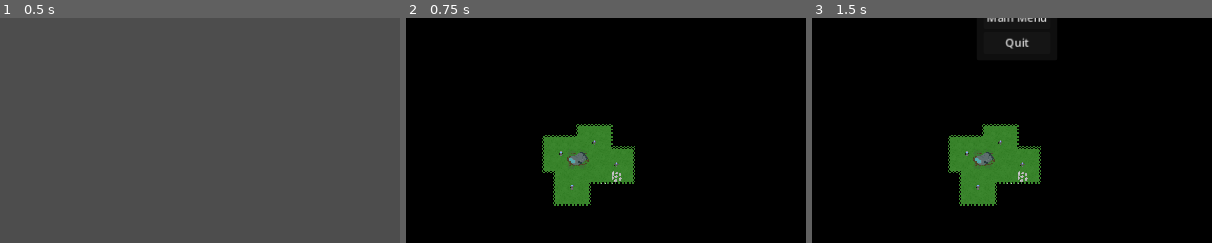
Above: before the commit, frames 1-3 (left to right).
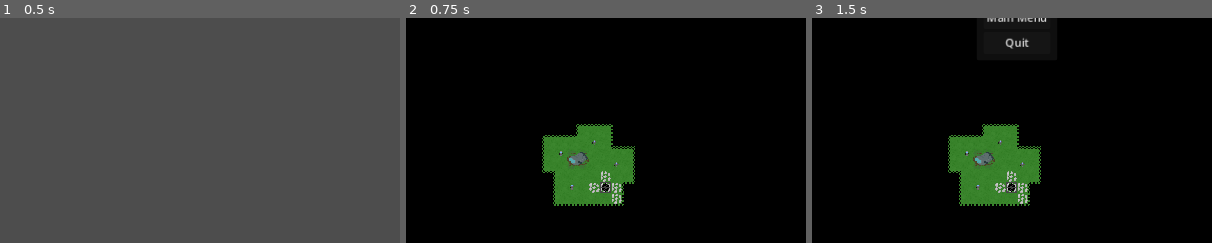
Above: after the commit, the same moments.

Repository: wssuomi/pirate-jam-14
Game: Godot game, scene res://scenes/main_menu.tscn
Same seed, same stepped clock (60 frames per second), same inputs: the game is played once before the commit and once after it.
Inputs (mouse positions are % of the whole screen's width and height, from its top left):
- Up to frame 1 (0.5 s): no input
- Up to frame 2 (0.75 s): click "Play" at 0.5 s
- Up to frame 3 (1.5 s): click (2, 3) at 1.25 s
The pictures show only the part of the screen within x 24-74%, y 50-100%; the shares and areas given below are measured in that part.

Frame 1 is identical in both runs. In frame 2, 0.9% of the frame differs, in the area x 45-55%, y 68-84%; in frame 3, 0.9%.

Commit message:
added end of game

Diff:
--- a/levels/map.csv
+++ b/levels/map.csv
@@ -1,3 +1,3 @@
 0,0,1,0;1,0,3,0;2,0,3,0;3,0,0,0;4,0,3,0;5,0,1,0;6,0,3,0;7,0,2,0;8,0,1,0;9,0,0,0;10,0,2,0;11,0,0,0;12,0,2,0;13,0,0,0;14, …(39560 unchanged characters)…
 6,8,4,1;54,8,4,1;27,9,4,1;39,10,4,1;12,12,4,1;9,14,4,1;24,19,4,1;54,21,4,1;11,22,4,1;36,22,4,1;50,30,4,1;14,31,4,1;32,32,4,0;33,32,4,0;32,33,4,0;33,33,4,0;50,43,4,1;7,44,4,1;18,50,4,1;39,51,4,1;9,52,4,1;58,54,4,1;51,55,4,1;9,58,4,1;24,60,4,1;14,61,4,1;50,61,4,1
-7,4,5,2;8,4,5,2;9,4,5,2;6,5,5,2;7,5,5,2;8,5,5,2;9,5,5,2;10,5 …(1436 unchanged characters)… 5,30,4,2;24,31,4,2;25,31,4,2;26,31,4,2;36,34,7,2;8,35,7,2;9,35,7,2;35,35,7,2;36,35,7,2;7,36,7,2;8,36,7,2;9,36,7,2;10,36,7,2;36,36,7,2;37,36,7,2;54,36,5,2;6,37,7,2;7,37,7,2;8,37 …(1644 unchanged characters)…
+7,4,5,2;8,4,5,2;9,4,5,2;6,5,5,2;7,5,5,2;8,5,5,2;9,5,5,2;10,5 …(1436 unchanged characters)… 5,30,4,2;24,31,4,2;25,31,4,2;26,31,4,2;35,34,7,2;8,35,7,2;9,35,7,2;34,35,7,2;35,35,7,2;36,35,7,2;7,36,7,2;8,36,7,2;9,36,7,2;10,36,7,2;36,36,7,2;54,36,5,2;6,37,7,2;7,37,7,2;8,37 …(1644 unchanged characters)…
--- /dev/null
+++ b/scenes/end_screen.tscn
@@ -0,0 +1,47 @@
+[gd_scene load_steps=2 format=3 uid="uid://cjkq42yswtceu"]
+
+[ext_resource type="Script" path="res://scripts/end_screen.gd" id="1_6ogbe"]
+
+[node name="EndScreen" type="Control"]
+layout_mode = 3
+anchors_preset = 15
+anchor_right = 1.0
+anchor_bottom = 1.0
+grow_horizontal = 2
+grow_vertical = 2
+script = ExtResource("1_6ogbe")
+
+[node name="Button" type="Button" parent="."]
+layout_mode = 2
+offset_left = 507.0
+offset_top = 431.0
+offset_right = 645.0
+offset_bottom = 467.0
+text = "Main Menu"
+
+[node name="MarginContainer" type="MarginContainer" parent="."]
+layout_mode = 1
+anchors_preset = 8
+anchor_left = 0.5
+anchor_top = 0.5
+anchor_right = 0.5
+anchor_bottom = 0.5
+offset_left = -71.5
+offset_top = -37.5
+offset_right = 71.5
+offset_bottom = 37.5
+grow_horizontal = 2
+grow_vertical = 2
+
+[node name="Panel" type="Panel" parent="MarginContainer"]
+custom_minimum_size = Vector2(200, 150)
+layout_mode = 2
+
+[node name="Label" type="Label" parent="MarginContainer"]
+layout_mode = 2
+text = "End of Demo
+
+Thanks for Playing"
+horizontal_alignment = 1
+
+[connection signal="pressed" from="Button" to="." method="_on_button_pressed"]
--- a/scenes/ship.tscn
+++ b/scenes/ship.tscn
@@ -33,6 +33,10 @@
 [sub_resource type="AtlasTexture" id="AtlasTexture_sodkg"]
 atlas = ExtResource("4_smtok")
 region = Rect2(32, 128, 16, 16)
+
+[sub_resource type="AtlasTexture" id="AtlasTexture_lvl8a"]
+atlas = ExtResource("4_smtok")
+region = Rect2(32, 79, 32, 32)
 
 [node name="Ship" type="CanvasLayer"]
 script = ExtResource("1_s7wpo")
@@ -274,6 +278,28 @@
 [node name="Timer" type="Timer" parent="SideBar/BuildOptions/VBoxContainer/Drill"]
 one_shot = true
 
+[node name="RepairShip" type="HBoxContainer" parent="SideBar/BuildOptions/VBoxContainer"]
+layout_mode = 2
+size_flags_horizontal = 0
+size_flags_vertical = 4
+
+[node name="Picture" type="TextureRect" parent="SideBar/BuildOptions/VBoxContainer/RepairShip"]
+texture_filter = 1
+custom_minimum_size = Vector2(64, 64)
+layout_mode = 2
+size_flags_horizontal = 4
+size_flags_vertical = 4
+texture = SubResource("AtlasTexture_lvl8a")
+
+[node name="Button" type="Button" parent="SideBar/BuildOptions/VBoxContainer/RepairShip"]
+custom_minimum_size = Vector2(110, 0)
+layout_mode = 2
+mouse_filter = 1
+text = "Select"
+
+[node name="Timer" type="Timer" parent="SideBar/BuildOptions/VBoxContainer/RepairShip"]
+one_shot = true
+
 [connection signal="mouse_entered" from="SideBar" to="." method="_on_side_bar_mouse_entered"]
 [connection signal="mouse_exited" from="SideBar" to="." method="_on_side_bar_mouse_exited"]
 [connection signal="timeout" from="SideBar/Selected/VBoxContainer/BuildTimer" to="." method="_on_build_timer_timeout"]
@@ -282,3 +308,4 @@
 [connection signal="pressed" from="SideBar/BuildOptions/VBoxContainer/LargeSlab/Button" to="." method="_on_large_button_pressed"]
 [connection signal="pressed" from="SideBar/BuildOptions/VBoxContainer/Factory/Button" to="." method="_on_factory_button_pressed"]
 [connection signal="pressed" from="SideBar/BuildOptions/VBoxContainer/Drill/Button" to="." method="_on_drill_button_pressed"]
+[connection signal="pressed" from="SideBar/BuildOptions/VBoxContainer/RepairShip/Button" to="." method="_on_repair_ship_button_pressed"]
--- a/scripts/Game.gd
+++ b/scripts/Game.gd
@@ -151,21 +151,13 @@
 	ship.create_ship(pos,Buildings.Ship,ship)
 	draw_map_tiles()
 	update_labels()
-	#spawn_unit(Units.Infantry, Vector2i(10,15))
-	#spawn_unit(Units.Infantry, Vector2i(32,25))
-	#spawn_unit(Units.Infantry, Vector2i(60,60))
-	#spawn_enemy(Enemies.Bug, Vector2i(16,16))
-	#spawn_enemy(Enemies.Nest, Vector2i(10,10))
-	#enemies.values()[0].move_queue.append_array(find_path(Vector2i(16,16),Vector2i(0,0)))
-	#enemies.values()[0].move_queue.append_array(find_path(Vector2i(0,0),Vector2i(10,0)))
-	#enemies.values()[0].move_queue.append_array(find_path(Vector2i(10,0),Vector2i(16,10)))
 	for n in nests:
 		spawn_enemy(Enemies.Nest, n)
 	for b in start_bugs:
 		spawn_enemy(Enemies.Bug, b)
 	for u in start_units:
 		spawn_unit(Units.Infantry, u)
-	ship.try_create_building(Buildings.Drill, Vector2i(35,35))
+	ship.try_create_building(Buildings.Drill, Vector2i(35,35), true)
 
 func draw_map_tiles() -> void:
 	for tile in tiles.values():
@@ -330,8 +322,6 @@
 			instance.position = map.map_to_local(pos)
 			add_child(instance)
 			enemies[pos] = instance
-	# remove after done
-	#clear_fog_around_pos(pos)
 
 func select_unit(pos: Vector2i):
 	selected_unit = units[pos]
--- a/scripts/bug.gd
+++ b/scripts/bug.gd
@@ -129,7 +129,6 @@
 			if attack_target in k:
 				if is_instance_valid(buildings[k]):
 					buildings[k].take_damage(attack_damage)
-					print("building attacked")
 				else:
 					attack_target = Vector2i(-1,-1)
 				break
@@ -168,5 +167,4 @@
 							else:
 								var path = main.find_attack_path(main.map.local_to_map(global_position),attack_target,14)
 								move_queue = path
-							print("pathfinding to building")
 						return
--- /dev/null
+++ b/scripts/end_screen.gd
@@ -0,0 +1,4 @@
+extends Control
+
+func _on_button_pressed():
+	get_tree().change_scene_to_file("res://scenes/main_menu.tscn")
--- a/scripts/ship.gd
+++ b/scripts/ship.gd
@@ -30,18 +30,21 @@
 	main.Buildings.LargeSlab:[40,4,0,"2x2 grass"],
 	main.Buildings.Factory:[10,20,20,"2x2 slab"],
 	main.Buildings.Drill:[0,10,0,"1x1 ore"],
+	main.Buildings.Ship:[10,10,10,"End Demo"],
 }
 @onready var build_times: Dictionary = {
 	main.Buildings.Slab:1,
 	main.Buildings.LargeSlab:4,
 	main.Buildings.Factory:3,
 	main.Buildings.Drill:2,
+	main.Buildings.Ship:2,
 }
 @onready var preview_sizes: Dictionary = {
 	main.Buildings.Slab:16,
 	main.Buildings.LargeSlab:32,
 	main.Buildings.Factory:32,
 	main.Buildings.Drill:16,
+	main.Buildings.Ship:32,
 }
 @onready var selected_building = main.Buildings.None
 @onready var copper_label = $SideBar/Selected/VBoxContainer/HBoxContainer/VBoxContainer/Copper/CopperLabel
@@ -72,12 +75,12 @@
 func hide_menu():
 	side_bar.hide()
 
-func try_create_building(building_type, pos: Vector2i):
+func try_create_building(building_type, pos: Vector2i, ignore_fog=false):
 	var required_offsets = tile_requirements[building_type]
 	var building_pos = []
 	for tile_offset in required_offsets:
 		var tile_pos = pos + tile_offset
-		if not able_to_build(building_type, tile_pos):
+		if not able_to_build(building_type, tile_pos, ignore_fog):
 			return false
 		if check_units(tile_pos):
 			return false
@@ -118,11 +121,11 @@
 		main.map.set_cell(building_layer, tile.grid_position, 0, tile.building_sprite)
 	main.buildings[building_pos] = building
 
-func able_to_build(building_type, pos: Vector2i):
+func able_to_build(building_type, pos: Vector2i, ignore_fog=false):
 	if not (pos.x >= 0 and pos.x < main.GRID_WIDTH and pos.y >= 0 and pos.y < main.GRID_HEIGHT):
 		return false
 	var fog = main.map.get_cell_atlas_coords(4, pos)
-	if fog != Vector2i(-1,-1):
+	if fog != Vector2i(-1,-1) and not ignore_fog:
 		return false
 	var tile = main.tiles[pos]
 	match building_type:
@@ -143,6 +146,8 @@
 				return false
 			if not tile.resource_sprite in resource_sprites:
 				return false
+			return true
+		main.Buildings.Ship:
 			return true
 		_:
 			print("Unknown Building")
@@ -243,6 +248,8 @@
 	return false
 
 func _on_build_timer_timeout():
+	if selected_building == main.Buildings.Ship:
+		get_tree().change_scene_to_file("res://scenes/end_screen.tscn")
 	build_button.text = "Place"
 	build_state = BuildState.Finished
 
@@ -276,6 +283,16 @@
 			main.tiles[t].building_sprite = Vector2i(-1,-1)
 			main.map.erase_cell(3,t)
 		if k != null:
-			print("building removed")
 			buildings.erase(k)
 		self.queue_free()
+
+func _on_repair_ship_button_pressed():
+	if build_state == BuildState.None:
+		var building_type = main.Buildings.Ship
+		var size = preview_sizes[building_type]
+		selected_atlas.region = Rect2(
+			building_sprites[building_type][0].x * 16,
+			building_sprites[building_type][0].y * 16,
+			size,size
+		)
+		change_selected_to(main.Buildings.Ship)
Not shown: 1 places in scenes/ship.tscn that only renumber resources
